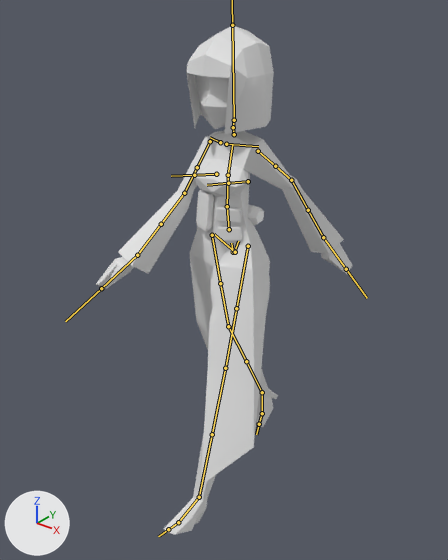
One commit to the FBX model Assets/Models/kuze.fbx: the scene before it, then after it.
One viewpoint serves both versions: a 50 mm camera at (1.211, -1.535, 1.826) aimed at (-0.023, 0.007, 0.87). Arrows for +X, +Y and +Z are at lower left; the lights stay in place. Both versions are drawn at frame 32 of the action 'G_idle'; the numbers are the values there. The bones that bend it are drawn over the model as lines.

Names of what the first picture shows: 'kuze'.
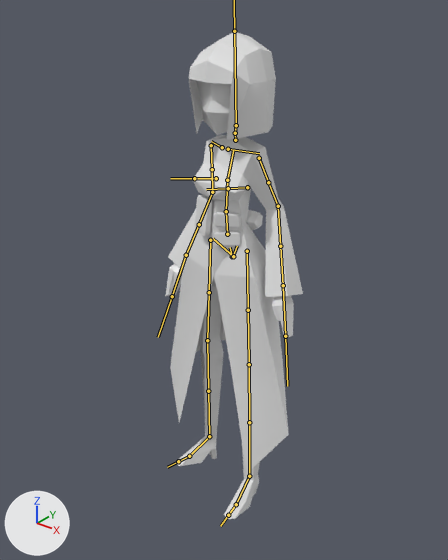
The edits, one by one:
Bone 'DEF-spine' (bone_def_spine) moves from (0.0, 0.001, 0.0) to (0.001, -0.011, 0.011).
Bone 'DEF-spine.002' (bone_def_spine_002) turns from (0, 0, 0) to (-1, 0, -1) degrees about its own x, y and z.
Bone 'DEF-spine.003' (bone_def_spine_003) turns from (0, 0, 0) to (-1, 0, -1) degrees about its own x, y and z.
Bone 'DEF-spine.006' (bone_def_spine_006) turns from (0, 0, 0) to (1, 0, 1) degrees about its own x, y and z.
Bone 'DEF-upper_arm.L' (bone_def_upper_arm_l) turns from (-49, -20, -43) to (-22, -13, -63) degrees about its own x, y and z.
Bone 'DEF-upper_arm.L.001' (bone_def_upper_arm_l_001) moves from (0.0, 0.0, 0.0) to (0.0, -0.005, 0.0).
Bone 'DEF-upper_arm.L.001' (bone_def_upper_arm_l_001) turns from (0, 19, 0) to (0, 3, 0) degrees about its own x, y and z.
Bone 'DEF-forearm.L' (bone_def_forearm_l) moves from (0.0, 0.0, 0.0) to (0.0, -0.005, 0.0).
Bone 'DEF-forearm.L' (bone_def_forearm_l) turns from (21, 27, -1) to (37, 10, 0) degrees about its own x, y and z.
Bone 'DEF-hand.L' (bone_def_hand_l) moves from (0.0, 0.0, 0.0) to (0.0, -0.005, 0.0).
Bone 'DEF-hand.L' (bone_def_hand_l) turns from (1, 1, 0) to (6, 0, -5) degrees about its own x, y and z.
Bone 'DEF-upper_arm.R' (bone_def_upper_arm_r) turns from (32, -17, 55) to (-14, 9, 69) degrees about its own x, y and z.
Bone 'DEF-upper_arm.R.001' (bone_def_upper_arm_r_001) moves from (0.0, 0.0, 0.0) to (0.0, -0.005, 0.0).
Bone 'DEF-upper_arm.R.001' (bone_def_upper_arm_r_001) turns from (0, 13, 0) to (0, -2, 0) degrees about its own x, y and z.
Bone 'DEF-forearm.R' (bone_def_forearm_r) moves from (0.0, 0.0, 0.0) to (0.0, -0.005, 0.0).
Bone 'DEF-forearm.R' (bone_def_forearm_r) turns from (8, 6, -2) to (28, -9, 0) degrees about its own x, y and z.
Bone 'DEF-hand.R' (bone_def_hand_r) moves from (0.0, 0.0, 0.0) to (0.0, -0.005, 0.0).
Bone 'DEF-hand.R' (bone_def_hand_r) turns from (11, 3, -2) to (10, 0, 16) degrees about its own x, y and z.
Bone 'DEF-thigh.L' (bone_def_thigh_l) turns from (-14, 0, 0) to (1, 0, -3) degrees about its own x, y and z.
Bone 'DEF-foot.L' (bone_def_foot_l) moves from (0.0, 0.006, 0.006) to (0.0, 0.005, 0.005).
Bone 'DEF-foot.L' (bone_def_foot_l) turns from (-11, 0, 0) to (1, -2, 3) degrees about its own x, y and z.
Bone 'DEF-thigh.R' (bone_def_thigh_r) turns from (15, 0, 0) to (3, 0, 4) degrees about its own x, y and z.
Bone 'DEF-shin.R' (bone_def_shin_r) moves from (0.0, -0.001, 0.0) to (0.0, 0.001, 0.0).
Bone 'DEF-shin.R' (bone_def_shin_r) turns from (12, 0, 0) to (0, 0, 0) degrees about its own x, y and z.
Bone 'DEF-shin.R.001' (bone_def_shin_r_001) moves from (0.0, -0.001, 0.0) to (0.0, 0.001, 0.0).
Bone 'DEF-shin.R.001' (bone_def_shin_r_001) turns from (0, 1, 0) to (0, 17, 0) degrees about its own x, y and z.
Bone 'DEF-foot.R' (bone_def_foot_r) moves from (0.0, -0.001, -0.001) to (0.0, 0.001, 0.001).
Bone 'DEF-foot.R' (bone_def_foot_r) turns from (23, 0, 0) to (-1, 14, 8) degrees about its own x, y and z.

Changed parts and their boxes (x1, y1, x2, y2) in the pictures (448 x 560 px):
'kuze', posed (46% narrower)
    before: (96, 25, 352, 534)
    after: (165, 32, 303, 519)
bone 'DEF-spine', root to tip
    before: (233, 252) to (231, 243)
    after: (232, 256) to (230, 247)
bone 'DEF-spine.002', root to tip
    before: (227, 206) to (228, 175)
    after: (226, 211) to (227, 180)
bone 'DEF-spine.003', root to tip
    before: (228, 175) to (232, 144)
    after: (227, 180) to (233, 150)
bone 'DEF-spine.006', root to tip
    before: (234, 120) to (232, 25)
    after: (236, 125) to (234, 31)
bone 'DEF-upper_arm.L', root to tip
    before: (258, 151) to (275, 166)
    after: (259, 158) to (268, 182)
bone 'DEF-upper_arm.L.001', root to tip
    before: (275, 166) to (291, 180)
    after: (268, 182) to (278, 206)
bone 'DEF-forearm.L', root to tip
    before: (291, 180) to (308, 210)
    after: (278, 206) to (280, 246)
bone 'DEF-hand.L', root to tip
    before: (323, 237) to (346, 269)
    after: (283, 285) to (285, 336)
bone 'DEF-upper_arm.R', root to tip
    before: (210, 141) to (197, 167)
    after: (211, 145) to (212, 169)
bone 'DEF-upper_arm.R.001', root to tip
    before: (197, 167) to (184, 193)
    after: (212, 169) to (212, 192)
bone 'DEF-forearm.R', root to tip
    before: (184, 193) to (161, 224)
    after: (212, 192) to (199, 224)
bone 'DEF-hand.R', root to tip
    before: (137, 255) to (101, 288)
    after: (186, 255) to (172, 296)
bone 'DEF-thigh.L', root to tip
    before: (248, 246) to (237, 306)
    after: (247, 251) to (248, 308)
bone 'DEF-foot.L', root to tip
    before: (199, 497) to (178, 522)
    after: (249, 476) to (236, 504)
bone 'DEF-thigh.R', root to tip
    before: (212, 235) to (220, 283)
    after: (210, 240) to (209, 292)
bone 'DEF-shin.R', root to tip
    before: (228, 326) to (246, 361)
    after: (207, 340) to (208, 391)
bone 'DEF-shin.R.001', root to tip
    before: (246, 361) to (262, 392)
    after: (208, 391) to (209, 436)
bone 'DEF-foot.R', root to tip
    before: (262, 392) to (262, 413)
    after: (209, 436) to (189, 456)
